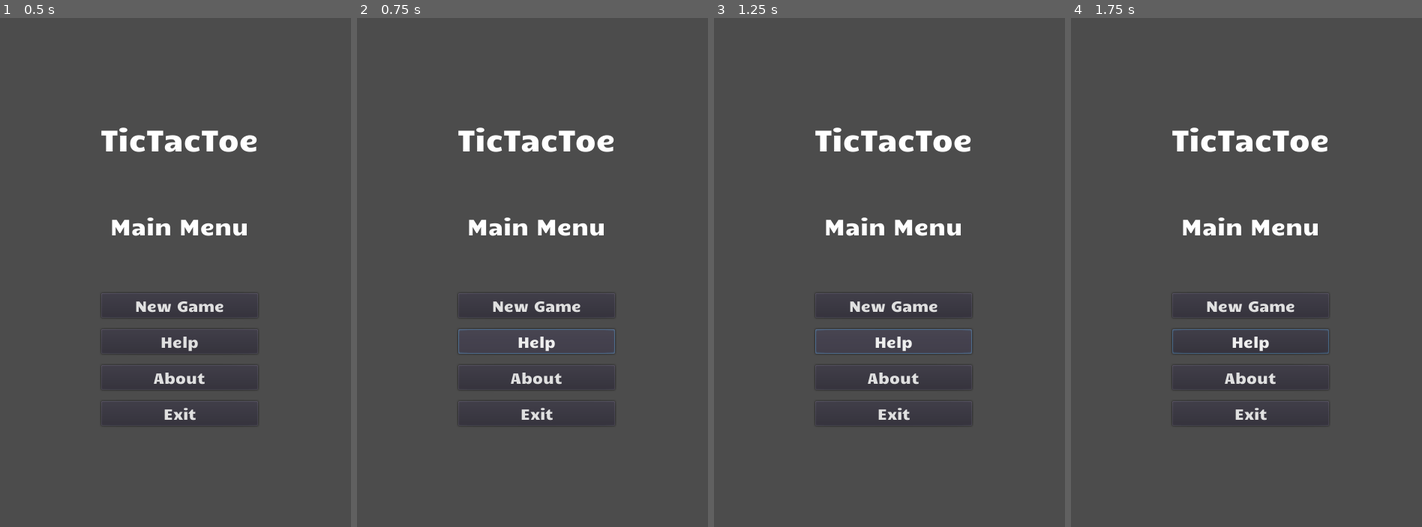
Above: before the commit, frames 1-4 (left to right).
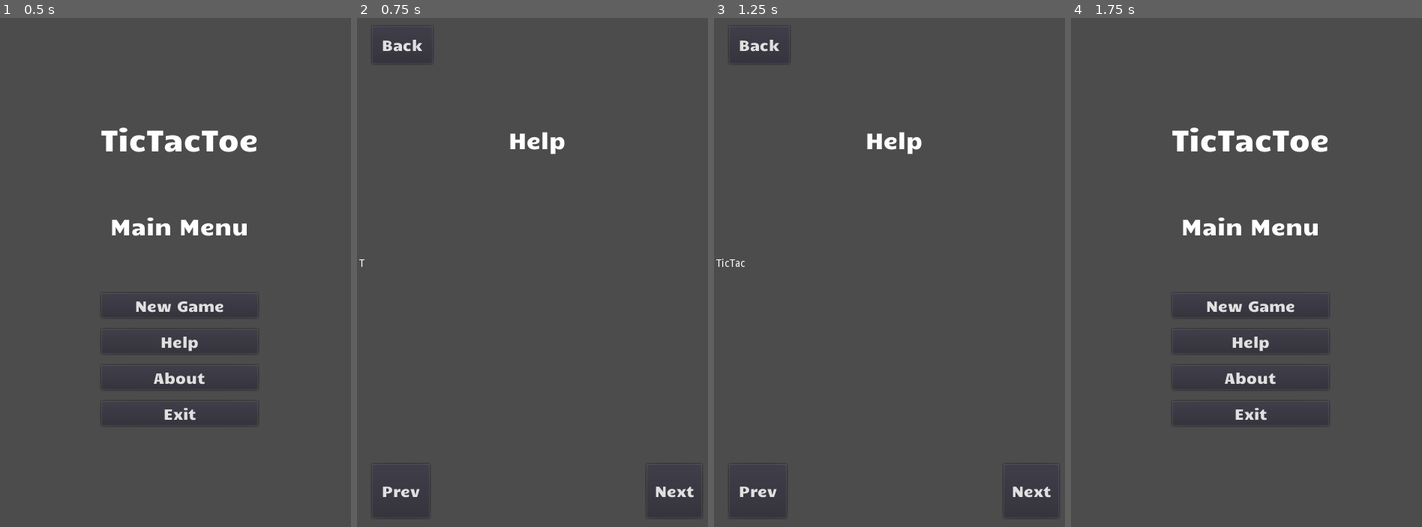
Above: after the commit, the same moments.

Repository: edd34/TicTacToe_Godot
Game: Godot game, scene res://Scenes/MainMenu.tscn
Two runs of this game, one before a commit and one after it. Both use one fixed random seed, a clock stepped at 60 frames per second and the inputs below.
Inputs (mouse positions are in pixels of both pictures, inside the frame that each line leads up to):
- Up to frame 1 (0.5 s): no input
- Up to frame 2 (0.75 s): click "Help" at 0.5 s
- Up to frame 3 (1.25 s): no input
- Up to frame 4 (1.75 s): click (1116, 43) at 1.25 s, where only the run after the commit has a clickable "Back"

Frame 1 is identical in both runs. In frame 2, 3.2% of the frame differs, in the area x 0-98%, y 4-99%; in frame 3, 3.3%; in frame 4, 0.2%.

Commit message:
create help menu basics

Diff:
--- /dev/null
+++ b/Scenes/Help.tscn
@@ -0,0 +1,242 @@
+[gd_scene load_steps=6 format=2]
+
+[ext_resource path="res://Font/Candal.ttf" type="DynamicFontData" id=1]
+[ext_resource path="res://Scripts/Menu/MainMenuButton.gd" type="Script" id=2]
+[ext_resource path="res://Scripts/Menu/HelpManager.gd" type="Script" id=3]
+
+[sub_resource type="DynamicFont" id=1]
+
+size = 30
+use_mipmaps = true
+use_filter = false
+font_data = ExtResource( 1 )
+_sections_unfolded = [ "Font", "Settings" ]
+
+[sub_resource type="DynamicFont" id=2]
+
+size = 20
+use_mipmaps = false
+use_filter = false
+font_data = ExtResource( 1 )
+_sections_unfolded = [ "Font", "Settings" ]
+
+[node name="Node" type="Node" index="0"]
+
+[node name="CenterContainer" type="CenterContainer" parent="." index="0"]
+
+editor/display_folded = true
+anchor_left = 0.0
+anchor_top = 0.0
+anchor_right = 1.0
+anchor_bottom = 1.0
+margin_top = 125.0
+margin_bottom = -479.0
+rect_pivot_offset = Vector2( 0, 0 )
+rect_clip_content = false
+mouse_filter = 0
+mouse_default_cursor_shape = 0
+size_flags_horizontal = 1
+size_flags_vertical = 1
+use_top_left = false
+_sections_unfolded = [ "Margin", "Rect" ]
+
+[node name="Label" type="Label" parent="CenterContainer" index="0"]
+
+anchor_left = 0.0
+anchor_top = 0.0
+anchor_right = 0.0
+anchor_bottom = 0.0
+margin_left = 202.0
+margin_top = 38.0
+margin_right = 278.0
+margin_bottom = 78.0
+rect_pivot_offset = Vector2( 0, 0 )
+rect_clip_content = false
+mouse_filter = 2
+mouse_default_cursor_shape = 0
+size_flags_horizontal = 1
+size_flags_vertical = 4
+custom_fonts/font = SubResource( 1 )
+text = "Help"
+align = 1
+percent_visible = 1.0
+lines_skipped = 0
+max_lines_visible = -1
+_sections_unfolded = [ "Margin", "Material", "Size Flags", "Visibility", "custom_constants", "custom_fonts" ]
+
+[node name="Header" type="Container" parent="." index="1"]
+
+anchor_left = 0.0
+anchor_top = 0.0
+anchor_right = 1.0
+anchor_bottom = 1.0
+margin_bottom = -616.0
+rect_pivot_offset = Vector2( 0, 0 )
+rect_clip_content = false
+mouse_filter = 0
+mouse_default_cursor_shape = 0
+size_flags_horizontal = 1
+size_flags_vertical = 1
+__meta__ = {
+"_edit_group_": true
+}
+
+[node name="MainMenu" type="Button" parent="Header" index="0"]
+
+anchor_left = 0.0
+anchor_top = 0.5
+anchor_right = 0.0
+anchor_bottom = 0.5
+margin_left = 20.0
+margin_top = -20.0
+margin_right = 101.0
+margin_bottom = 30.0
+rect_pivot_offset = Vector2( 0, 0 )
+rect_clip_content = false
+focus_mode = 2
+mouse_filter = 0
+mouse_default_cursor_shape = 0
+size_flags_horizontal = 1
+size_flags_vertical = 1
+custom_fonts/font = SubResource( 2 )
+toggle_mode = false
+enabled_focus_mode = 2
+shortcut = null
+group = null
+text = "Back"
+flat = false
+clip_text = true
+align = 1
+script = ExtResource( 2 )
+_sections_unfolded = [ "Anchor", "Grow Direction", "Margin", "Rect" ]
+
+[node name="Body" type="Container" parent="." index="2"]
+
+anchor_left = 0.0
+anchor_top = 0.0
+anchor_right = 1.0
+anchor_bottom = 1.0
+margin_left = 3.0
+margin_top = 342.0
+margin_right = 3.0
+margin_bottom = -274.0
+rect_pivot_offset = Vector2( 0, 0 )
+rect_clip_content = false
+mouse_filter = 0
+mouse_default_cursor_shape = 0
+size_flags_horizontal = 1
+size_flags_vertical = 1
+__meta__ = {
+"_edit_group_": true
+}
+
+[node name="RichTextLabel" type="RichTextLabel" parent="Body" index="0"]
+
+anchor_left = 0.0
+anchor_top = 0.0
+anchor_right = 1.0
+anchor_bottom = 1.0
+rect_pivot_offset = Vector2( 0, 0 )
+rect_clip_content = true
+mouse_filter = 0
+mouse_default_cursor_shape = 0
+size_flags_horizontal = 1
+size_flags_vertical = 1
+bbcode_enabled = true
+bbcode_text = ""
+visible_characters = -1
+percent_visible = 1.0
+meta_underlined = true
+tab_size = 4
+text = ""
+scroll_active = true
+scroll_following = false
+selection_enabled = false
+override_selected_font_color = false
+script = ExtResource( 3 )
+_sections_unfolded = [ "Anchor", "BBCode", "Focus", "Grow Direction", "Hint", "Margin", "Material", "Rect", "Size Flags", "Visibility", "custom_colors", "custom_constants", "custom_fonts" ]
+
+[node name="Footer" type="Container" parent="." index="3"]
+
+anchor_left = 0.0
+anchor_top = 0.0
+anchor_right = 1.0
+anchor_bottom = 1.0
+margin_top = 616.0
+rect_pivot_offset = Vector2( 0, 0 )
+rect_clip_content = false
+mouse_filter = 0
+mouse_default_cursor_shape = 0
+size_flags_horizontal = 1
+size_flags_vertical = 1
+
+[node name="Next" type="Button" parent="Footer" index="0"]
+
+anchor_left = 1.0
+anchor_top = 0.5
+anchor_right = 1.0
+anchor_bottom = 0.5
+margin_left = -94.0
+margin_top = -52.0
+margin_right = -20.0
+margin_bottom = 20.0
+rect_pivot_offset = Vector2( 0, 0 )
+rect_clip_content = false
+focus_mode = 2
+mouse_filter = 0
+mouse_default_cursor_shape = 0
+size_flags_horizontal = 1
+size_flags_vertical = 1
+custom_fonts/font = SubResource( 2 )
+toggle_mode = false
+enabled_focus_mode = 2
+shortcut = null
+group = null
+text = "Next"
+flat = false
+clip_text = true
+align = 1
+_sections_unfolded = [ "Anchor", "Grow Direction", "Margin", "Rect" ]
+
+[node name="Previous" type="Button" parent="Footer" index="1"]
+
+anchor_left = 0.0
+anchor_top = 0.5
+anchor_right = 0.0
+anchor_bottom = 0.5
+margin_left = 20.0
+margin_top = -52.0
+margin_right = 97.0
+margin_bottom = 20.0
+rect_pivot_offset = Vector2( 0, 0 )
+rect_clip_content = false
+focus_mode = 2
+mouse_filter = 0
+mouse_default_cursor_shape = 0
+size_flags_horizontal = 1
+size_flags_vertical = 1
+custom_fonts/font = SubResource( 2 )
+toggle_mode = false
+enabled_focus_mode = 2
+shortcut = null
+group = null
+text = "Prev"
+flat = false
+clip_text = true
+align = 1
+_sections_unfolded = [ "Anchor", "Grow Direction", "Margin", "Rect" ]
+
+[node name="Timer" type="Timer" parent="." index="4"]
+
+process_mode = 1
+wait_time = 0.1
+one_shot = false
+autostart = true
+
+[connection signal="pressed" from="Header/MainMenu" to="Header/MainMenu" method="_on_MainMenu_pressed"]
+
+[connection signal="pressed" from="Footer/Next" to="Body/RichTextLabel" method="_on_Next_pressed"]
+
+[connection signal="pressed" from="Footer/Previous" to="Body/RichTextLabel" method="_on_Previous_pressed"]
+
+[connection signal="timeout" from="Timer" to="Body/RichTextLabel" method="_on_Timer_timeout"]
--- a/Scenes/MainMenu.tscn
+++ b/Scenes/MainMenu.tscn
@@ -1,8 +1,9 @@
-[gd_scene load_steps=9 format=2]
+[gd_scene load_steps=10 format=2]
 
 [ext_resource path="res://Font/Candal.ttf" type="DynamicFontData" id=1]
 [ext_resource path="res://Scripts/Menu/NewGameButton.gd" type="Script" id=2]
-[ext_resource path="res://Scripts/Menu/ExitButton.gd" type="Script" id=3]
+[ext_resource path="res://Scripts/Menu/HelpMenuButton.gd" type="Script" id=3]
+[ext_resource path="res://Scripts/Menu/ExitButton.gd" type="Script" id=4]
 
 [sub_resource type="DynamicFont" id=1]
 
@@ -220,61 +221,64 @@
 text = "Help"
 flat = false
 align = 1
-_sections_unfolded = [ "Focus", "custom_fonts" ]
-
-[node name="AboutButton" type="Button" parent="MarginContainer/CenterContainer/MainScreen/MainMenu" index="2"]
-
-anchor_left = 0.0
-anchor_top = 0.0
-anchor_right = 0.0
-anchor_bottom = 0.0
-margin_top = 96.0
-margin_right = 209.0
-margin_bottom = 129.0
-rect_pivot_offset = Vector2( 0, 0 )
-rect_clip_content = false
-focus_mode = 2
-mouse_filter = 0
-mouse_default_cursor_shape = 0
-size_flags_horizontal = 1
-size_flags_vertical = 1
-custom_fonts/font = SubResource( 3 )
-toggle_mode = false
-enabled_focus_mode = 2
-shortcut = null
-group = null
-text = "About"
-flat = false
-align = 1
-_sections_unfolded = [ "Focus", "custom_fonts" ]
-
-[node name="ExitButton" type="Button" parent="MarginContainer/CenterContainer/MainScreen/MainMenu" index="3"]
-
-anchor_left = 0.0
-anchor_top = 0.0
-anchor_right = 0.0
-anchor_bottom = 0.0
-margin_top = 144.0
-margin_right = 209.0
-margin_bottom = 177.0
-rect_pivot_offset = Vector2( 0, 0 )
-rect_clip_content = false
-focus_mode = 2
-mouse_filter = 0
-mouse_default_cursor_shape = 0
-size_flags_horizontal = 1
-size_flags_vertical = 1
-custom_fonts/font = SubResource( 5 )
-toggle_mode = false
-enabled_focus_mode = 2
-shortcut = null
-group = null
-text = "Exit"
-flat = false
-align = 1
 script = ExtResource( 3 )
 _sections_unfolded = [ "Focus", "custom_fonts" ]
 
+[node name="AboutButton" type="Button" parent="MarginContainer/CenterContainer/MainScreen/MainMenu" index="2"]
+
+anchor_left = 0.0
+anchor_top = 0.0
+anchor_right = 0.0
+anchor_bottom = 0.0
+margin_top = 96.0
+margin_right = 209.0
+margin_bottom = 129.0
+rect_pivot_offset = Vector2( 0, 0 )
+rect_clip_content = false
+focus_mode = 2
+mouse_filter = 0
+mouse_default_cursor_shape = 0
+size_flags_horizontal = 1
+size_flags_vertical = 1
+custom_fonts/font = SubResource( 3 )
+toggle_mode = false
+enabled_focus_mode = 2
+shortcut = null
+group = null
+text = "About"
+flat = false
+align = 1
+_sections_unfolded = [ "Focus", "custom_fonts" ]
+
+[node name="ExitButton" type="Button" parent="MarginContainer/CenterContainer/MainScreen/MainMenu" index="3"]
+
+anchor_left = 0.0
+anchor_top = 0.0
+anchor_right = 0.0
+anchor_bottom = 0.0
+margin_top = 144.0
+margin_right = 209.0
+margin_bottom = 177.0
+rect_pivot_offset = Vector2( 0, 0 )
+rect_clip_content = false
+focus_mode = 2
+mouse_filter = 0
+mouse_default_cursor_shape = 0
+size_flags_horizontal = 1
+size_flags_vertical = 1
+custom_fonts/font = SubResource( 5 )
+toggle_mode = false
+enabled_focus_mode = 2
+shortcut = null
+group = null
+text = "Exit"
+flat = false
+align = 1
+script = ExtResource( 4 )
+_sections_unfolded = [ "Focus", "custom_fonts" ]
+
 [connection signal="pressed" from="MarginContainer/CenterContainer/MainScreen/MainMenu/NewGameButton" to="MarginContainer/CenterContainer/MainScreen/MainMenu/NewGameButton" method="_on_NewGameButton_pressed"]
 
+[connection signal="pressed" from="MarginContainer/CenterContainer/MainScreen/MainMenu/Help" to="MarginContainer/CenterContainer/MainScreen/MainMenu/Help" method="_on_Help_pressed"]
+
 [connection signal="pressed" from="MarginContainer/CenterContainer/MainScreen/MainMenu/ExitButton" to="MarginContainer/CenterContainer/MainScreen/MainMenu/ExitButton" method="_on_ExitButton_pressed"]
--- a/Scenes/About.tscn
+++ b/Scenes/RichText_Try.tscn
@@ -1,8 +1,8 @@
 [gd_scene load_steps=2 format=2]
 
-[ext_resource path="res://Scripts/Menu/About/RichTextLabel.gd" type="Script" id=1]
+[ext_resource path="res://Scripts/Menu/RichTextLabel.gd" type="Script" id=1]
 
-[node name="Node" type="Node" index="0"]
+[node name="Node" type="Node"]
 
 [node name="Timer" type="Timer" parent="." index="0"]
 
@@ -29,7 +29,7 @@
 size_flags_vertical = 1
 bbcode_enabled = true
 bbcode_text = "0"
-visible_characters = 0
+visible_characters = -1
 percent_visible = 1.0
 meta_underlined = true
 tab_size = 4
--- /dev/null
+++ b/Scripts/Menu/HelpManager.gd
@@ -0,0 +1,36 @@
+extends RichTextLabel
+
+var dialog = ["TicTacoToe help.",
+			"You can press on the text to make it appear quicly.",
+			"The entire game can be played with click.",
+			"End of the tutorial."]
+
+var page = 0
+
+func _ready():
+	set_process_input(true)
+	set_bbcode(dialog[page])
+	set_visible_characters(0)
+	pass
+
+func _input(event):
+   # Mouse in viewport coordinates
+	if (event is InputEventMouseButton) and (event.is_pressed()) :
+		set_visible_characters(get_total_character_count())
+
+func _on_Timer_timeout():
+	set_visible_characters(get_visible_characters()+1)
+
+
+func _on_Next_pressed():
+	if page < dialog.size()-1 :
+		page += 1
+		set_bbcode(dialog[page])
+		set_visible_characters(0)
+
+
+func _on_Previous_pressed():
+	if page > 0 :
+		page -= 1
+		set_bbcode(dialog[page])
+		set_visible_characters(0)
--- a/Scripts/Menu/Help.gd
+++ b/Scripts/Menu/HelpMenuButton.gd
@@ -5,6 +5,5 @@
 
 
 func _on_Help_pressed():
-	#print(get_node("./PopupMenu").name)
-	get_node("./Popup").show()
+	get_node("/root/global").goto_scene("res://Scenes/Help.tscn")
 	pass # replace with function body
--- a/Scripts/Menu/MainMenuButton.gd
+++ b/Scripts/Menu/MainMenuButton.gd
@@ -7,3 +7,8 @@
 func _on_HomeButton_pressed():
 	get_node("/root/global").goto_scene("res://Scenes/MainMenu.tscn")
 	pass # replace with function body
+
+
+func _on_MainMenu_pressed():
+	get_node("/root/global").goto_scene("res://Scenes/MainMenu.tscn")
+	pass # replace with function body
Renamed: Scripts/Menu/About/RichTextLabel.gd -> Scripts/Menu/RichTextLabel.gd
